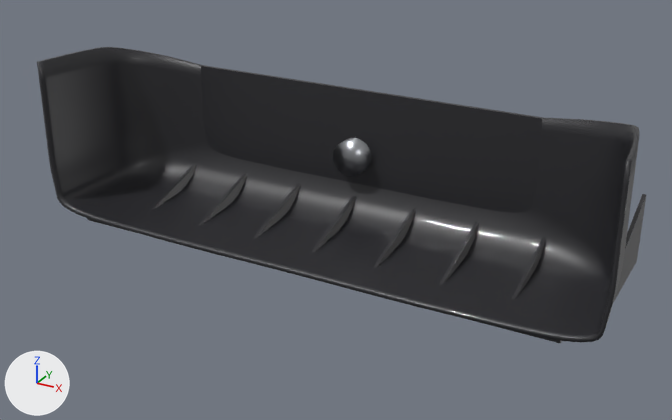
An edit to the glTF model car-model/out/RearBumper_Race.glb, drawn before and after from the same camera.
Rendered twice from a 50 mm camera at (1.35, -0.47, 1.53) aimed at (0.02, 1.96, 0.32). Every picture has the same lights, and +X, +Y and +Z are marked at lower left. The older version comes first. Where no turn or scale is listed for an object, it has been applied to the vertices. Vertices at exactly the same position are counted once.

Objects in the first picture: 'RearBumper_Race'.
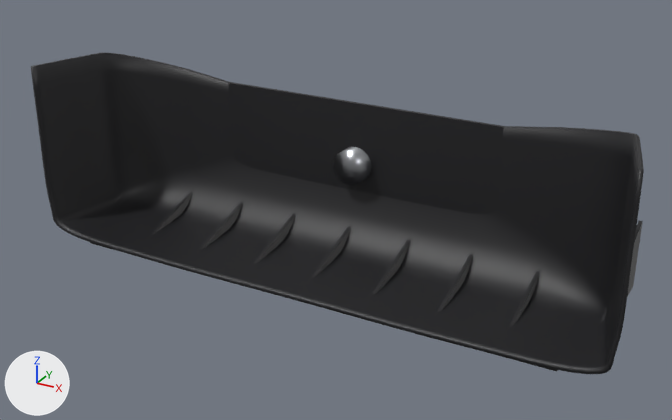
Edits to the bpy script that builds the scene:
```text
Change me_rearbumper_race:
    used by ob_rearbumper_race; location = (0.0, 0.0, 0.0)
    remove me_rearbumper_race.from_pydata(...)  # 2722 vertices, 5384 faces; spans x -0.97..0.97, y 1.7..2.32, z 0.19..0.74
    add me_rearbumper_race.from_pydata(...)  # 2722 vertices, 5384 faces; spans x -1.0..1.0, y 1.7..2.32, z 0.1..0.72
    me_rearbumper_race part 1: the loose piece of 8 vertices spanning x -0.9..0.9, y 1.72..2.3, z 0.19..0.2 is moved by (0.0, 0.0, -0.09)
    me_rearbumper_race part 2: the loose piece of 8 vertices spanning x -0.66..-0.65, y 1.74..2.28, z 0.19..0.34 is moved by (0.0, 0.0, -0.09)
    me_rearbumper_race part 3: the loose piece of 8 vertices spanning x -0.44..-0.43, y 1.74..2.28, z 0.19..0.34 is moved by (0.0, 0.0, -0.09)
    me_rearbumper_race part 4: the loose piece of 8 vertices spanning x -0.22..-0.21, y 1.74..2.28, z 0.19..0.34 is moved by (0.0, 0.0, -0.09)
    me_rearbumper_race part 5: the loose piece of 8 vertices spanning x 0.0..0.01, y 1.74..2.28, z 0.19..0.34 is moved by (0.0, 0.0, -0.09)
    me_rearbumper_race part 6: the loose piece of 8 vertices spanning x 0.22..0.23, y 1.74..2.28, z 0.19..0.34 is moved by (0.0, 0.0, -0.09)
    me_rearbumper_race part 7: the loose piece of 8 vertices spanning x 0.44..0.45, y 1.74..2.28, z 0.19..0.34 is moved by (0.0, 0.0, -0.09)
    me_rearbumper_race part 8: the loose piece of 8 vertices spanning x 0.66..0.67, y 1.74..2.28, z 0.19..0.34 is moved by (0.0, 0.0, -0.09)
    me_rearbumper_race part 9: the loose piece of 8 vertices spanning x 0.9..0.91, y 1.78..2.32, z 0.19..0.42 is moved by (0.0, 0.0, -0.09)
    me_rearbumper_race part 10: the loose piece of 48 vertices spanning x -0.06..0.06, y 2.08..2.3, z 0.39..0.51 is moved by (0.0, 0.0, -0.03)
    me_rearbumper_race part 11: 2530 of 2722 vertices moved; they spanned x -0.97..0.97, y 1.7..2.14, z 0.2..0.74 and now span x -1.0..1.0, y 1.7..2.14, z 0.11..0.72; mean shift (0.0, 0.0, -0.07); largest move (0.62, 2.14, 0.67) -> (0.5, 2.14, 0.63)
    other edits to the shape of me_rearbumper_race do not show in these pictures
```

What differs and where, as boxes [x1, y1, x2, y2] in the pictures (672 x 420 px; the box of a moved part takes in the faces that stretch with it):
'RearBumper_Race', reshaped (9% taller): before [37, 47, 646, 343]; after [31, 52, 644, 374]
part 1 of me_rearbumper_race, moved or reshaped (mostly hidden): before [87, 218, 562, 343]; after [90, 242, 558, 372]
part 2 of me_rearbumper_race, moved or reshaped: before [150, 163, 197, 210]; after [152, 191, 193, 234]
part 3 of me_rearbumper_race, moved or reshaped: before [199, 173, 247, 225]; after [200, 202, 243, 249]
part 4 of me_rearbumper_race, moved or reshaped: before [253, 184, 300, 238]; after [254, 213, 296, 263]
part 5 of me_rearbumper_race, moved or reshaped: before [312, 196, 356, 252]; after [312, 226, 351, 277]
part 6 of me_rearbumper_race, moved or reshaped: before [373, 208, 416, 268]; after [373, 239, 411, 294]
part 7 of me_rearbumper_race, moved or reshaped: before [439, 222, 479, 285]; after [438, 254, 473, 311]
part 8 of me_rearbumper_race, moved or reshaped: before [512, 237, 546, 299]; after [509, 271, 540, 326]
part 9 of me_rearbumper_race, moved or reshaped: before [606, 194, 646, 303]; after [601, 221, 643, 322]
part 10 of me_rearbumper_race, moved or reshaped: before [333, 138, 372, 176]; after [333, 147, 371, 185]
part 11 of me_rearbumper_race, moved or reshaped: before [37, 47, 639, 342]; after [31, 52, 644, 374]
